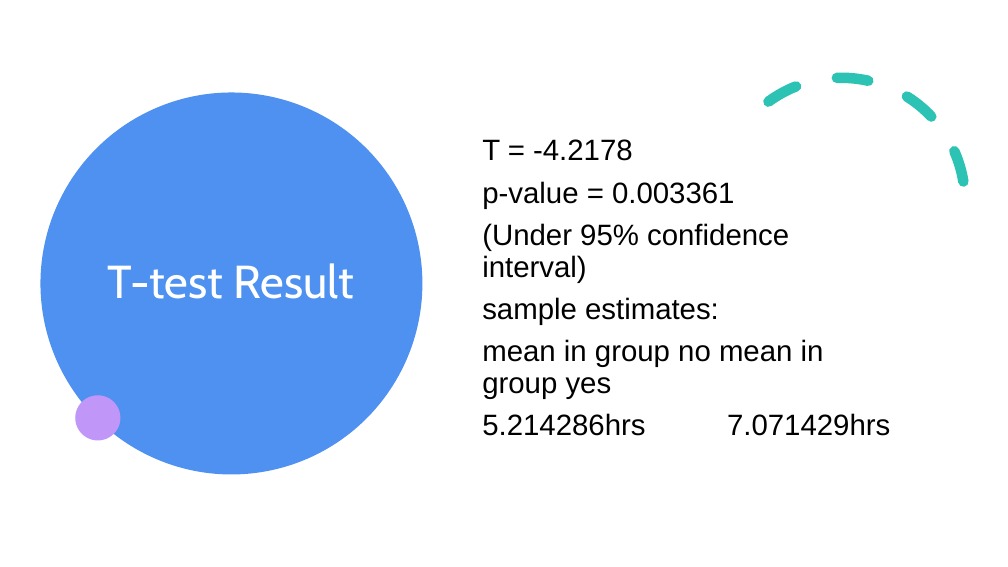
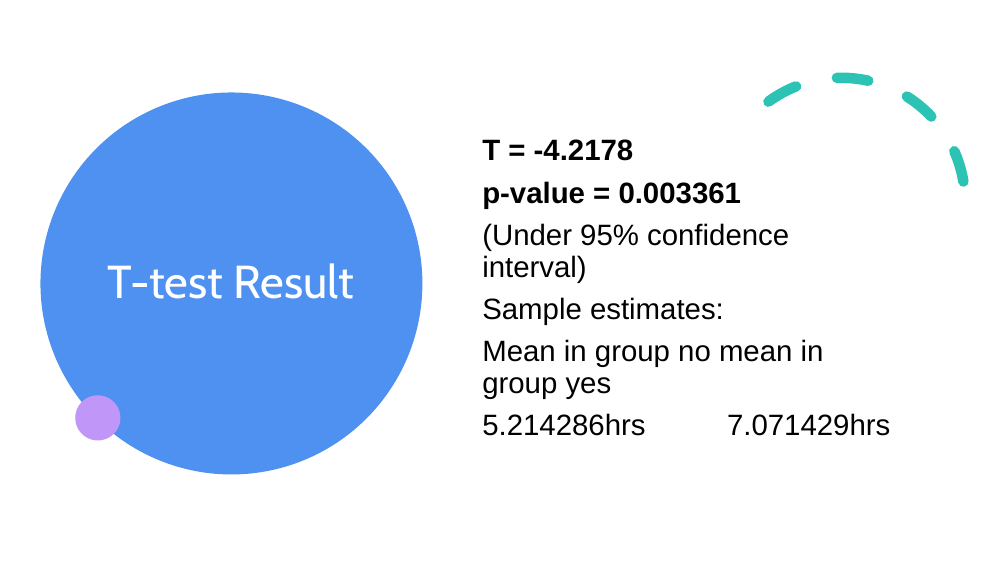
Before and after one commit to jiamingz999/dataproject2023, a slide deck: slide 6 of sleephours.pptx. Drawn at 1008x567 pixels with LibreOffice and Linux fonts; fonts in the diff are those of the drawing. Boxes give left, top, right and bottom in pixels: in the first picture for what was removed or moved away, otherwise in the second. Text is boxed around its words. In the diff, an @@ line names an element or a change of style, - is before the commit and + after.

```diff
--- a/sleephours.pptx
+++ b/sleephours.pptx
@@ text at (x1=482, y1=139, x2=742, y2=209): bold on in "T = -4.2178", "p-value = 0.003361" @@
@@ text at (x1=482, y1=297, x2=824, y2=399): text changed @@
-sample estimates:
-mean in group no mean in group yes
+Sample estimates:
+Mean in group no mean in group yes
```
Also in this commit, not shown: 4 other slides changed, 1 slide added.
